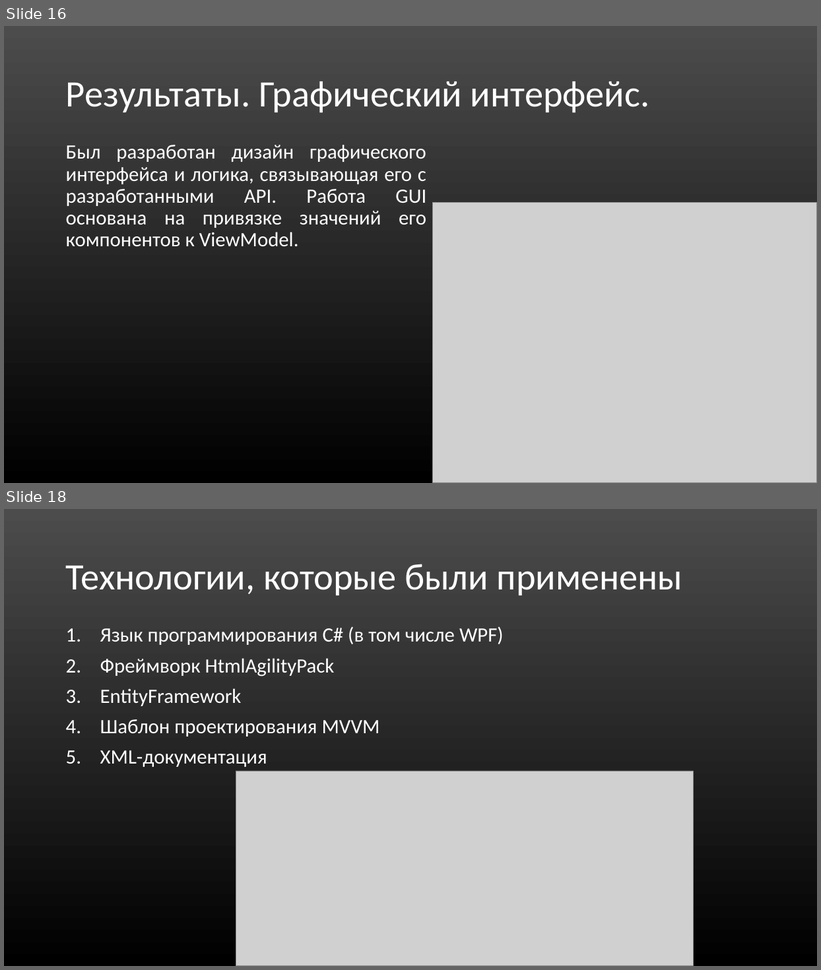
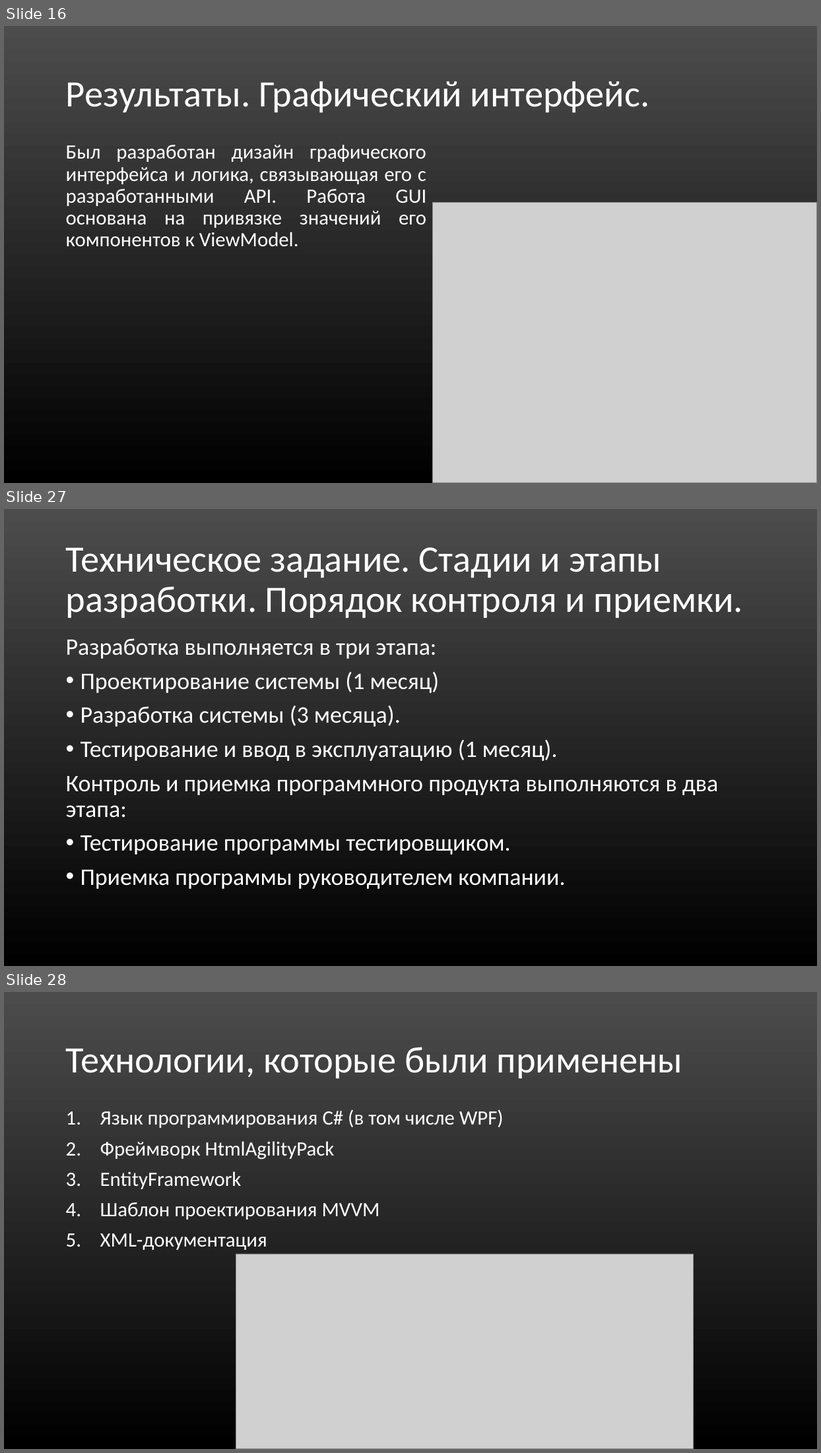
Before and after one commit to Mr-Dm1try/SteamCardsFarmer, a slide deck: Презентация_Помойки.ppt. Shown one above the other, each under a label of ours: slides 16 and 18 before the commit, slides 16, 27 and 28 after it; the slides between them are not shown. The pictures are 821x970 and 821x1453 pixels, drawn with LibreOffice and Linux fonts; fonts in the diff are those of the drawing; grey boxes stand for pictures. Boxes give left, top, right and bottom in pixels: in the first picture for what was removed or moved away, otherwise in the second. Text is boxed around its words. In the diff, an @@ line names an element or a change of style, - is before the commit and + after.

```diff
--- a/Презентация_Помойки.ppt
+++ b/Презентация_Помойки.ppt
@@ slide 27 added at <box>4,509,817,966</box>, background gradient #4C4C4C to #000000 @@
@@ title added at <box>66,547,743,619</box>, 44 pt, text #FFFFFF @@
+Техническое задание. Стадии и этапы разработки. Порядок контроля и приемки.
@@ text added at <box>66,638,718,889</box>, 28 pt, text #FFFFFF @@
+Разработка выполняется в три этапа:
+• Проектирование системы (1 месяц)
+• Разработка системы (3 месяца).
+• Тестирование и ввод в эксплуатацию (1 месяц).
+Контроль и приемка программного продукта выполняются в два этапа:
+• Тестирование программы тестировщиком.
+• Приемка программы руководителем компании.
@@ what was slide 18 is now slide 28 @@
```
Also in this commit, not shown: 1 slide changed, 9 other slides added, 2 other files.
